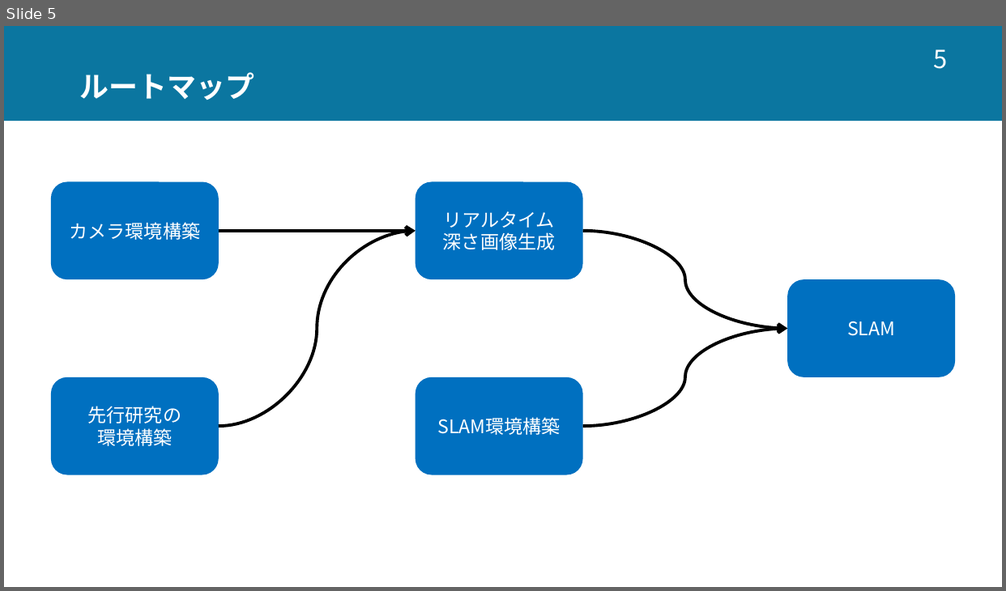
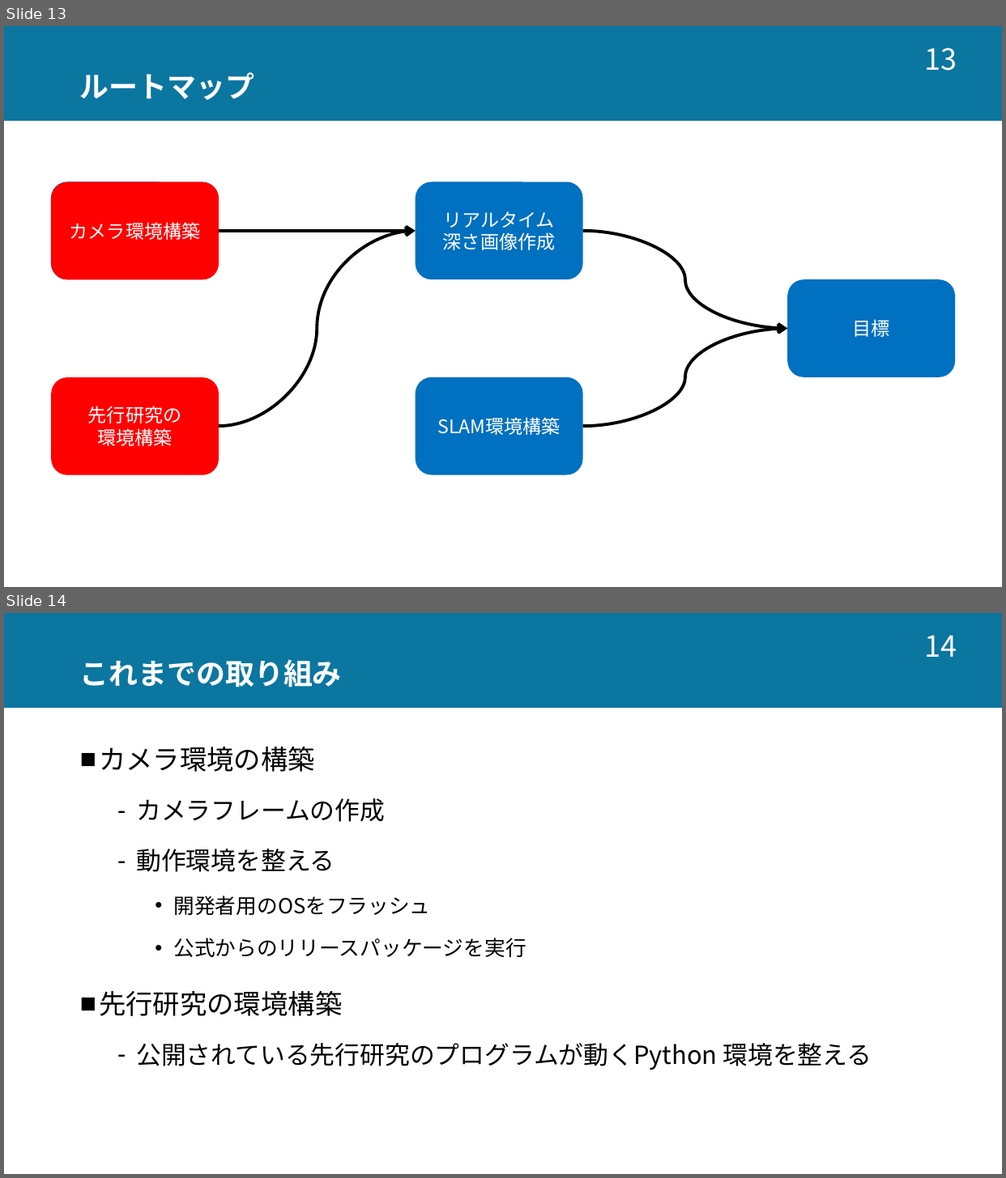
Before and after one commit to tsukasa413/college, a slide deck: Presentation/研究室内発表.pptx. Shown one above the other, each under a label of ours: slide 5 before the commit, slides 13 and 14 after it. The pictures are 1006x591 and 1006x1178 pixels, drawn with LibreOffice and Linux fonts; fonts in the diff are those of the drawing. Boxes give left, top, right and bottom in pixels: in the first picture for what was removed or moved away, otherwise in the second. Text is boxed around its words. In the diff, an @@ line names an element or a change of style, - is before the commit and + after.

```diff
--- a/Presentation/研究室内発表.pptx
+++ b/Presentation/研究室内発表.pptx
@@ slide 14 added at box(4, 613, 1002, 1174), background #FFFFFF; not listed: 1 template element that a slide beside it also shows @@
@@ page number added at box(925, 635, 957, 657), 28 pt, text #FFFFFF @@
+14
@@ title added at box(80, 659, 342, 688), 28 pt, text #FFFFFF, bold @@
+これまでの取り組み
@@ text added at box(99, 747, 872, 1070), 24 pt, text #000000 @@
+■ カメラ環境の構築
+  – カメラフレームの作成
+  – 動作環境を整える
+    • 開発者用のOSをフラッシュ
+    • 公式からのリリースパッケージを実行
+■ 先行研究の環境構築
+  – 公開されている先行研究のプログラムが動くPython 環境を整える
@@ what was slide 5 is now slide 13 @@
@@ slide 13 changed as well @@
@@ page number at box(925, 48, 957, 71): text changed; size 24 to 28 pt @@
-5
+13
@@ rounded rectangle added at box(51, 182, 219, 280), fill #FF0000, 18 pt, text #FFFFFF @@
+カメラ環境構築
@@ text in rounded rectangle at box(443, 211, 556, 250): text changed @@
-リアルタイム
-深さ画像生成
+リアルタイム
+深さ画像作成
@@ text in rounded rectangle at box(853, 319, 890, 337): text changed @@
-SLAM
+目標
@@ rounded rectangle "先行研究の 環境構築" at box(51, 378, 219, 476): fill #0070C0 to #FF0000 @@
```
Also in this commit, not shown: 2 other slides changed, 13 other slides added, 2 slides removed, 5 other files.
